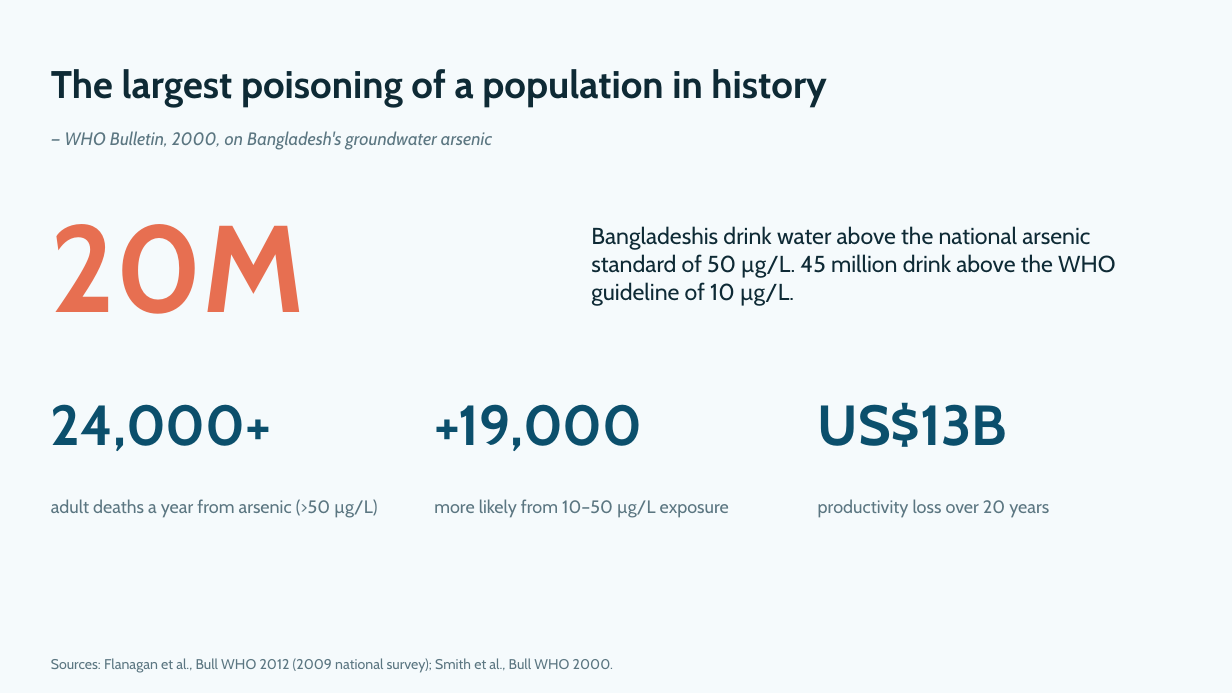
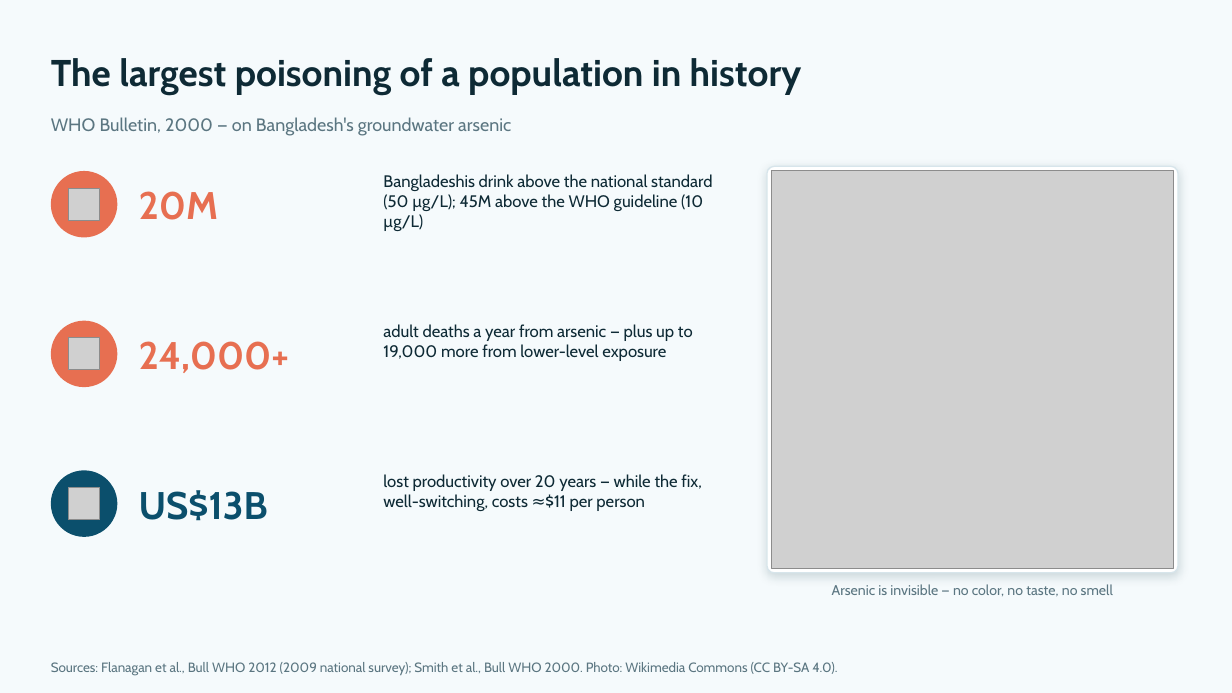
Before and after one commit to rudra496/jolsetu, a slide deck: slide 2 of JolSetu_Xylem2026_Pitch.pptx. Drawn at 1232x693 pixels with LibreOffice and Linux fonts; fonts in the diff are those of the drawing; grey boxes stand for pictures. Boxes give left, top, right and bottom in pixels: in the first picture for what was removed or moved away, otherwise in the second. Text is boxed around its words. In the diff, an @@ line names an element or a change of style, - is before the commit and + after.

Commit message:
Deck v2: photo/figure/icon-rich 15-slide redesign (judge-passed 15/15) + bilingual process guide

```diff
--- a/JolSetu_Xylem2026_Pitch.pptx
+++ b/JolSetu_Xylem2026_Pitch.pptx
@@ text "The largest poisoning of a ...": place and size @@
-text "The largest poisoning of a ..." at <box>51,69,826,107</box>
+text "The largest poisoning of a ..." at <box>51,58,802,95</box>
@@ text "The largest poisoning of a ..." at <box>51,58,802,95</box>: size 30 to 29 pt @@
@@ text at <box>51,117,511,136</box>: text changed; italic off @@
-— WHO Bulletin, 2000, on Bangladesh's groundwater arsenic
+WHO Bulletin, 2000 — on Bangladesh's groundwater arsenic
@@ ellipse added at <box>51,171,117,238</box>, fill #E76F51 @@
@@ text "20M": place and size @@
-text "20M" at <box>51,224,306,314</box>
+text "20M" at <box>139,191,219,220</box>
@@ text "20M" at <box>139,191,219,220</box>: size 96 to 30 pt @@
@@ text at <box>383,174,712,231</box>: text changed; size 18 to 13 pt @@
-Bangladeshis drink water above the national arsenic standard of 50 µg/L. 45 million drink above the WHO guideline of 10 µg/L.
+Bangladeshis drink above the national standard (50 µg/L); 45M above the WHO guideline (10 µg/L)
@@ text "Bangladeshis drink above the national ..." at <box>383,174,712,231</box>: vertical alignment middle to top @@
@@ rounded rectangle added at <box>767,166,1178,573</box>, fill #FFFFFF, outline #D7E5EB 1 pt @@
@@ picture added at <box>772,171,1174,568</box> @@
@@ picture added at <box>68,189,101,221</box> @@
@@ ellipse added at <box>51,321,117,387</box>, fill #E76F51 @@
@@ text "24,000+": place and size @@
-text "24,000+" at <box>51,404,272,451</box>
+text "24,000+" at <box>139,341,289,373</box>
@@ text "24,000+" at <box>139,341,289,373</box>: size 44 to 30 pt, text colour #0B4F6C to #E76F51 @@
@@ text added at <box>383,324,693,361</box>, 13 pt, text #0E2A35 @@
+adult deaths a year from arsenic — plus up to 19,000 more from lower-level exposure
@@ picture added at <box>68,338,101,371</box> @@
@@ text removed at <box>434,404,642,451</box> @@
-+19,000
@@ ellipse added at <box>51,470,117,537</box>, fill #0B4F6C @@
@@ text "US$13B": place and size @@
-text "US$13B" at <box>818,402,1007,447</box>
+text "US$13B" at <box>139,490,268,521</box>
@@ text "US$13B" at <box>139,490,268,521</box>: size 44 to 30 pt @@
@@ text added at <box>383,474,702,511</box>, 13 pt, text #0E2A35 @@
+lost productivity over 20 years — while the fix, well-switching, costs ≈$11 per person
@@ text removed at <box>51,499,377,518</box> @@
-adult deaths a year from arsenic (>50 µg/L)
@@ picture added at <box>68,488,101,520</box> @@
@@ text removed at <box>434,499,729,518</box> @@
-more likely from 10–50 µg/L exposure
@@ text removed at <box>818,499,1049,518</box> @@
-productivity loss over 20 years
@@ text added at <box>832,584,1113,596</box>, 11 pt, text #5B7681 @@
+Arsenic is invisible — no color, no taste, no smell
@@ text at <box>51,662,837,676</box>: text changed; size 11 to 10.5 pt @@
-Sources: Flanagan et al., Bull WHO 2012 (2009 national survey); Smith et al., Bull WHO 2000.
+Sources: Flanagan et al., Bull WHO 2012 (2009 national survey); Smith et al., Bull WHO 2000. Photo: Wikimedia Commons (CC BY-SA 4.0).
```
Also in this commit, not shown: 11 other slides changed, 3 slides added, 1 slide removed, 1 other file.
